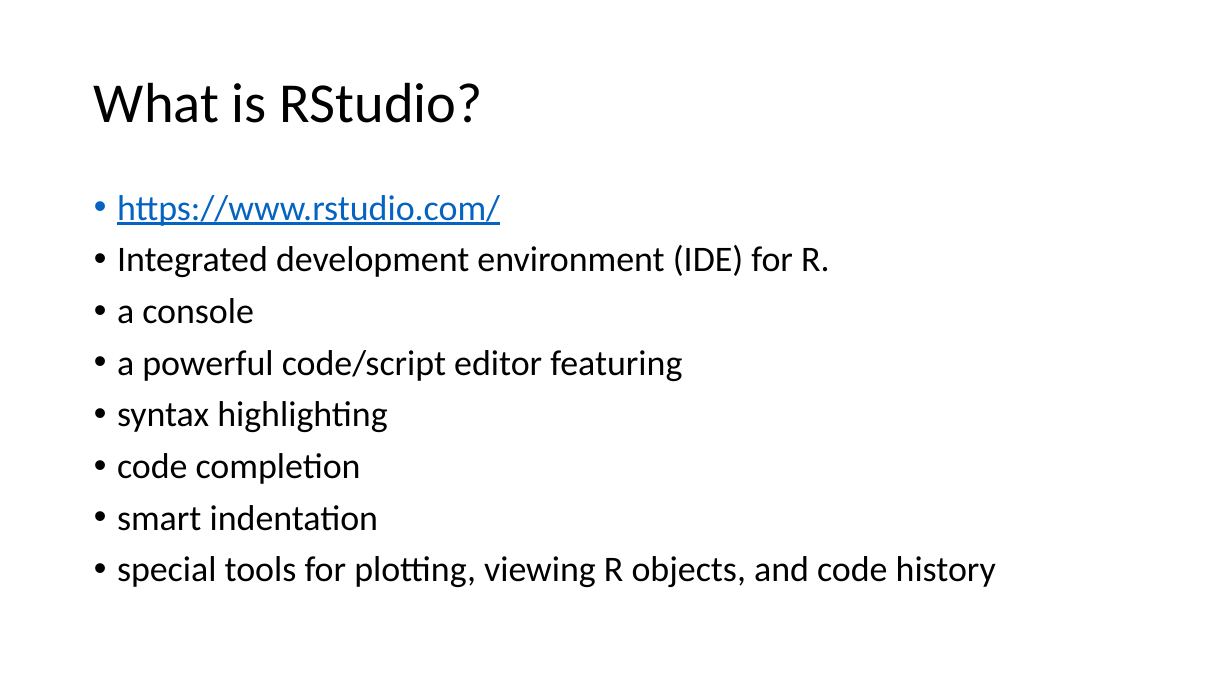
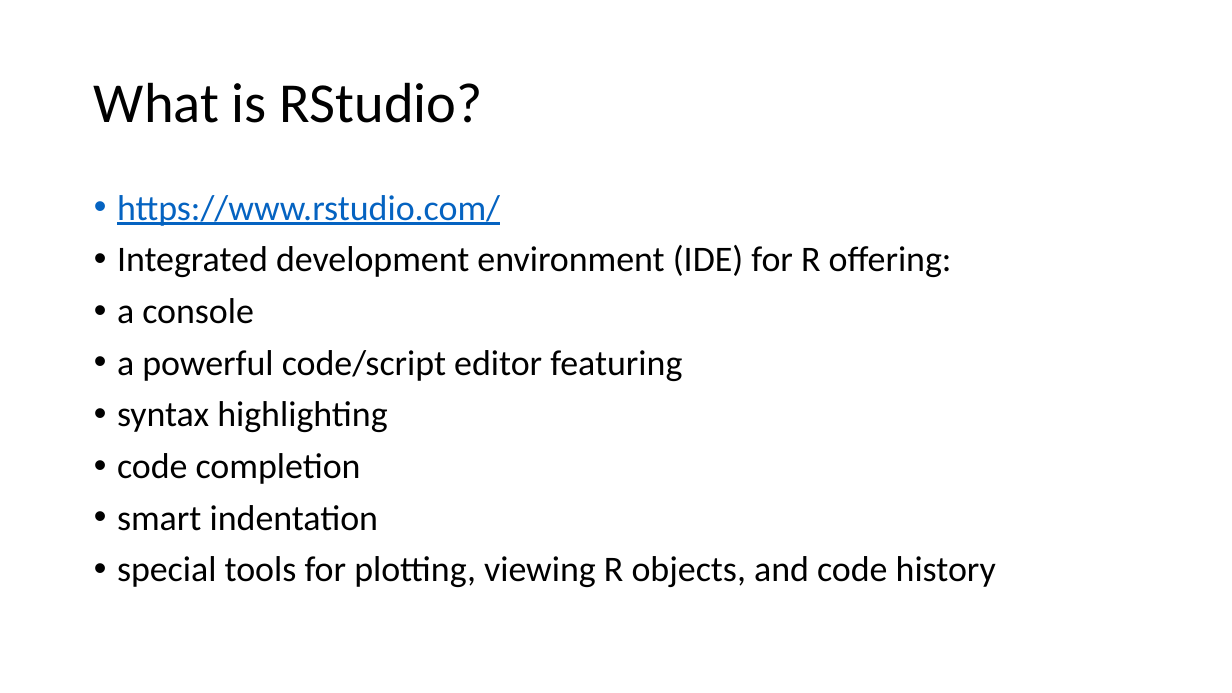
Before and after one commit to mike-babb/intro_to_r_studio, a slide deck: slide 4 of Introduction to R and RStudio.pptx. Drawn at 1232x693 pixels with LibreOffice and Linux fonts; fonts in the diff are those of the drawing. Boxes give left, top, right and bottom in pixels: in the first picture for what was removed or moved away, otherwise in the second. Text is boxed around its words. In the diff, an @@ line names an element or a change of style, - is before the commit and + after.

```diff
--- a/Introduction to R and RStudio.pptx
+++ b/Introduction to R and RStudio.pptx
@@ text at <box>117,245,952,277</box>: text changed @@
-• Integrated development environment (IDE) for R.
+• Integrated development environment (IDE) for R offering:
```
Also in this commit, not shown: 5 other slides changed, 2 other files.
